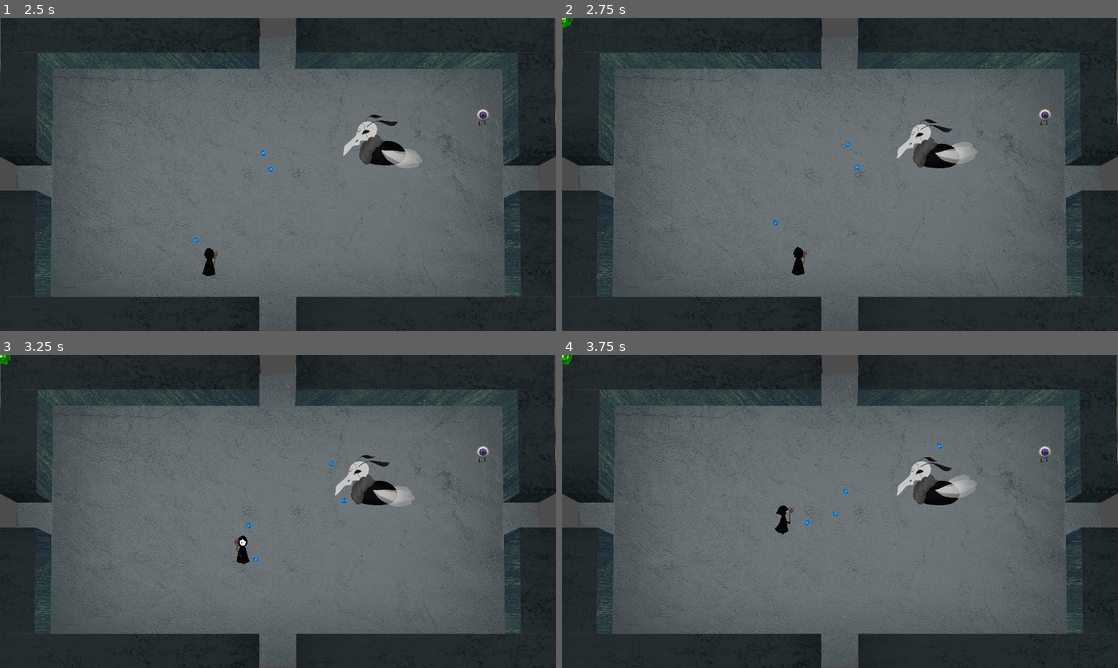
Above: before the commit, frames 1-4 (two rows, left to right).
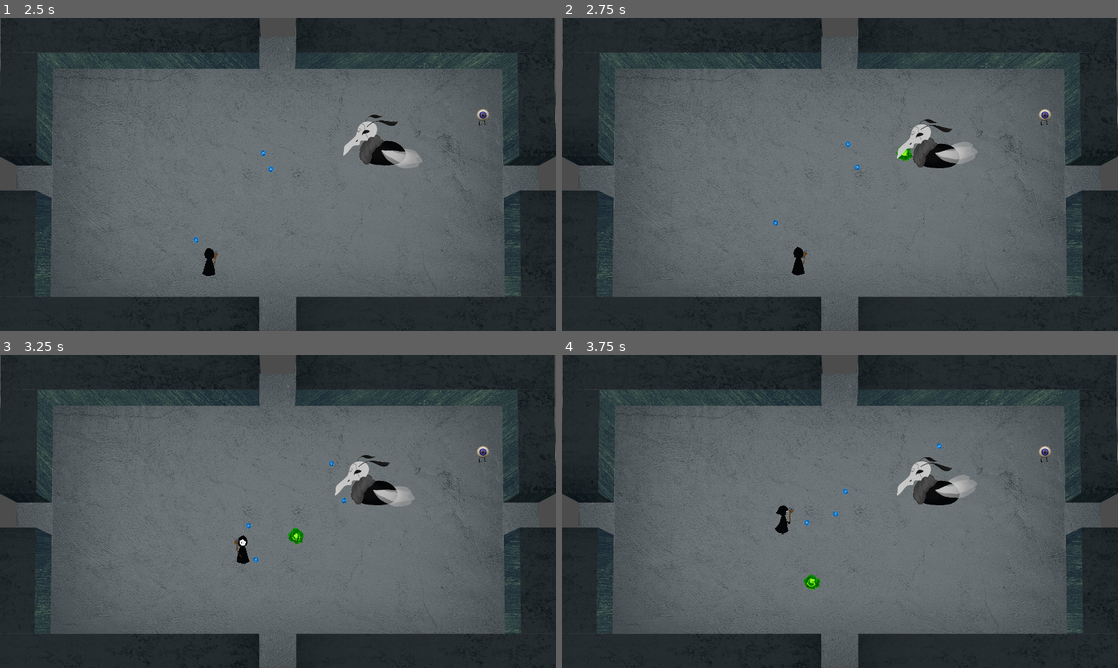
Above: after the commit, the same moments.

Repository: fleet3123/ggj2021
Game: Godot game, scene res://main.tscn
Same seed, same stepped clock (60 frames per second), same inputs: the game is played once before the commit and once after it.
Inputs (mouse positions are in pixels of both pictures, inside the frame that each line leads up to):
- Up to frame 1 (2.5 s): move the mouse to (400, 158) at 0.52 s; hold D (move_right) 0.53-1.28 s; tap Space (interact) at 0.6, 1.35, 2.1 s; move the mouse to (166, 190) at 1.27 s; hold S (move_down) 1.28-2.03 s; move the mouse to (333, 105) at 2.02 s; hold D (move_right) from 2.03 s (still down)
- Up to frame 2 (2.75 s): keep holding D (move_right)
- Up to frame 3 (3.25 s): move the mouse to (250, 574) at 2.77 s; release D (move_right) at 2.78 s; hold W (move_up) from 2.78 s (still down); tap Space (interact) at 2.85 s
- Up to frame 4 (3.75 s): move the mouse to (1006, 558) at 3.52 s; release W (move_up) at 3.53 s; hold A (move_left) from 3.53 s (still down); tap Space (interact) at 3.6 s

Frame 1 is identical in both runs. In frame 2, 0.1% of the frame differs, in the area x 0-63%, y 0-46%; in frame 3, 0.2%, in the area x 0-55%, y 0-61%; in frame 4, 0.2%.
Error in both runs: Invalid get index 'camera_path' (on base: 'Node2D'). (res://Scripts/Exit.gd:42)

Commit message:
Fix use of transform instead of direction vector
See commit:
b84f011ef49e0d50c67d87c4ad047cc9d91def77

Diff:
--- a/Scripts/Enemy3Bullet.gd
+++ b/Scripts/Enemy3Bullet.gd
@@ -10,7 +10,8 @@
 
 
 func set_direction(direction):
-    dir = direction
+#    dir = direction
+    transform = direction
 
 func set_position(pos):
     position = pos
@@ -24,7 +25,7 @@
 
 func _physics_process(delta):
     if shot:
-        position += (speed * dir * delta)
+        position += (speed * transform.x * delta)
 
 
 func _on_Enemy3Bullet_body_entered(body):
